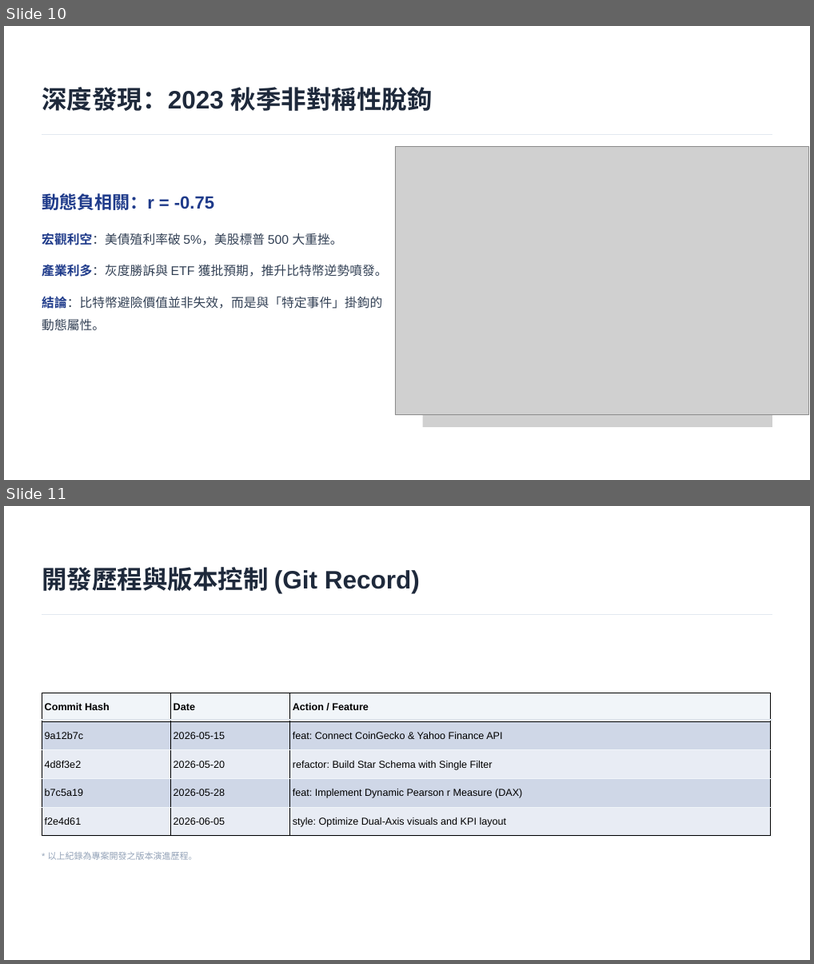
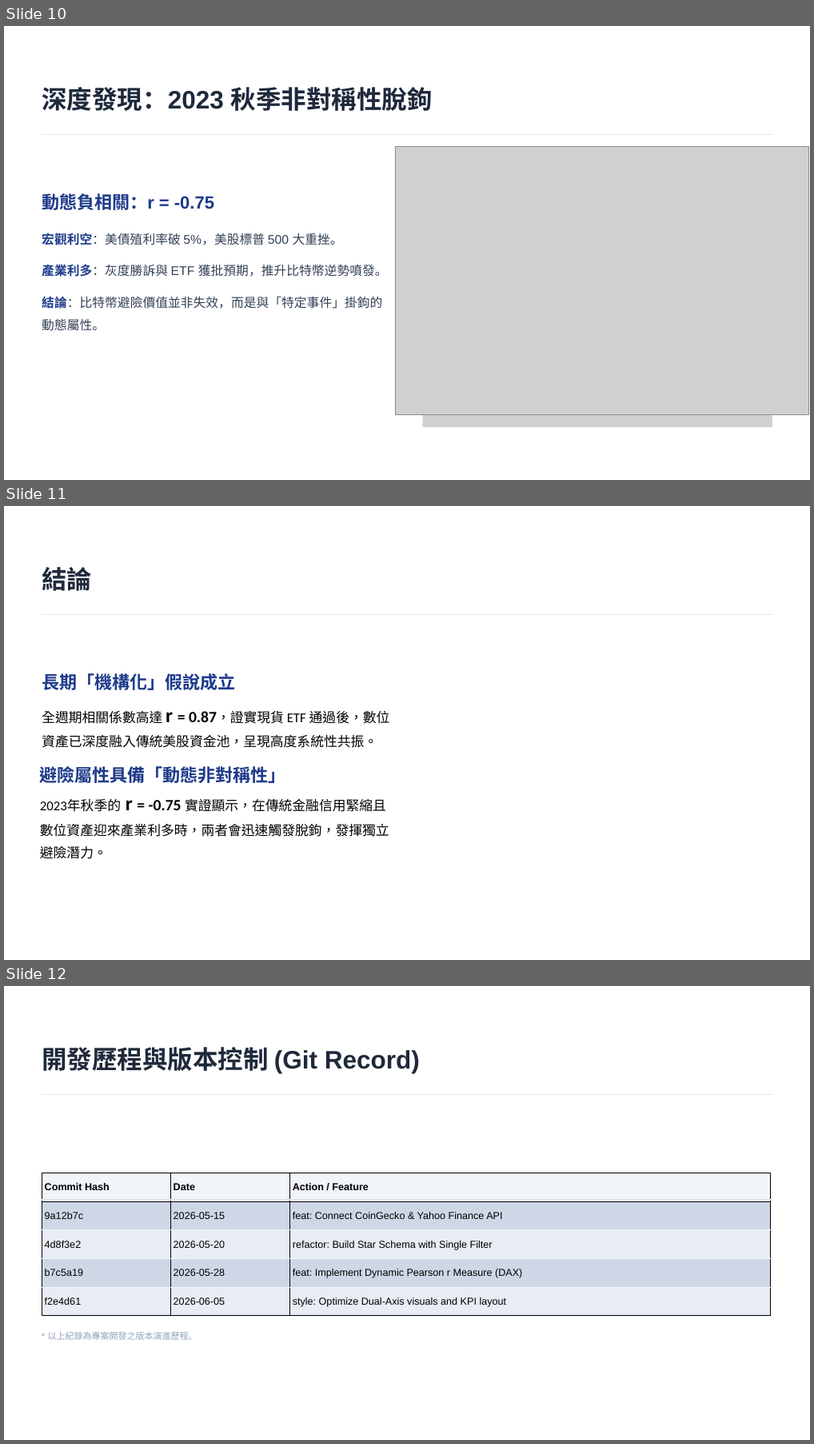
Before and after one commit to school87203123/114-2Fin, a slide deck: 數位資產與金融指數動態關聯研究.pptx.pptx. Shown one above the other, each under a label of ours: slides 10 and 11 before the commit, slides 10, 11 and 12 after it. The pictures are 814x964 and 814x1444 pixels, drawn with LibreOffice and Linux fonts; fonts in the diff are those of the drawing; grey boxes stand for pictures; background and template pictures are left out. Boxes give left, top, right and bottom in pixels: in the first picture for what was removed or moved away, otherwise in the second. Text is boxed around its words. In the diff, an @@ line names an element or a change of style, - is before the commit and + after.

Commit message:
ppt update
ppt update

```diff
--- a/數位資產與金融指數動態關聯研究.pptx.pptx
+++ b/數位資產與金融指數動態關聯研究.pptx.pptx
@@ slide 11 added at [4, 506, 810, 960], background picture (left out) @@
@@ text added at [42, 567, 92, 591], 45 pt, text #1E293B, bold @@
+結論
@@ freeform shape added at [42, 614, 773, 615], fill #E2E8F0 @@
@@ text added at [42, 673, 235, 690], 31.5 pt, text #1E3A8A, bold @@
+長期「機構化」假說成立
@@ text added at [42, 710, 390, 748], 24 pt, text #000000 @@
+全週期相關係數高達 r = 0.87，證實現貨 ETF 通過後，數位資產已深度融入傳統美股資金池，呈現高度系統性共振。
@@ text added at [40, 766, 286, 783], 31.5 pt, text #1E3A8A, bold @@
+避險屬性具備「動態非對稱性」
@@ text added at [40, 799, 390, 859], 24 pt, text #000000 @@
+2023年秋季的 r = -0.75 實證顯示，在傳統金融信用緊縮且數位資產迎來產業利多時，兩者會迅速觸發脫鉤，發揮獨立避險潛力。
@@ what was slide 11 is now slide 12 @@
```
Also in this commit, not shown: 1 slide removed.
